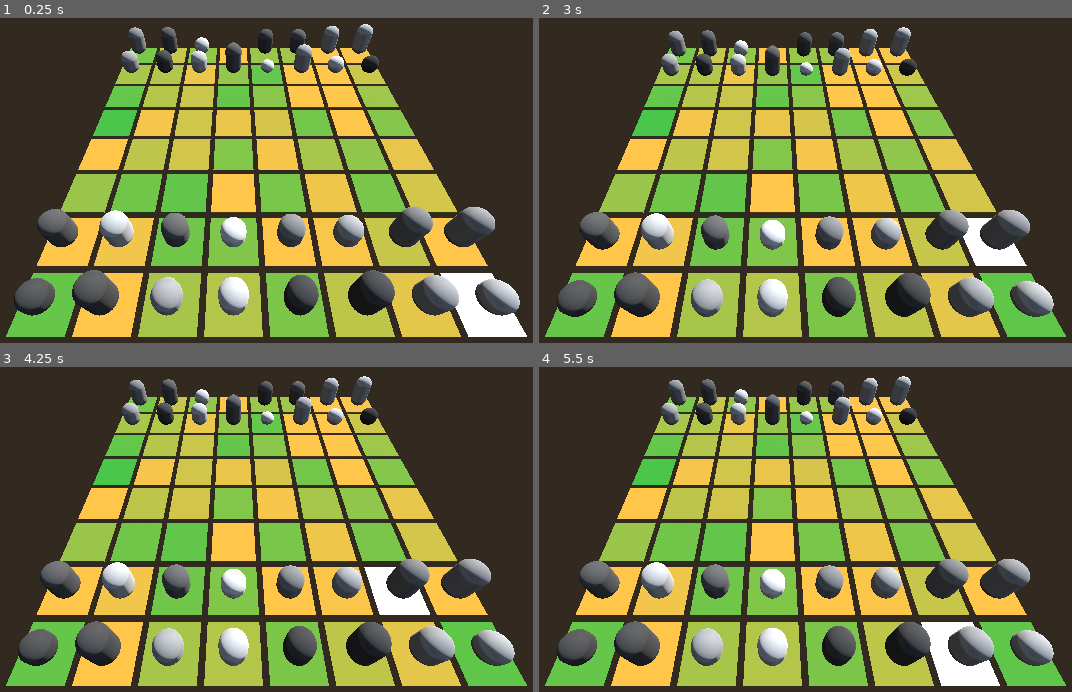
Above: before the commit, frames 1-4 (two rows, left to right).
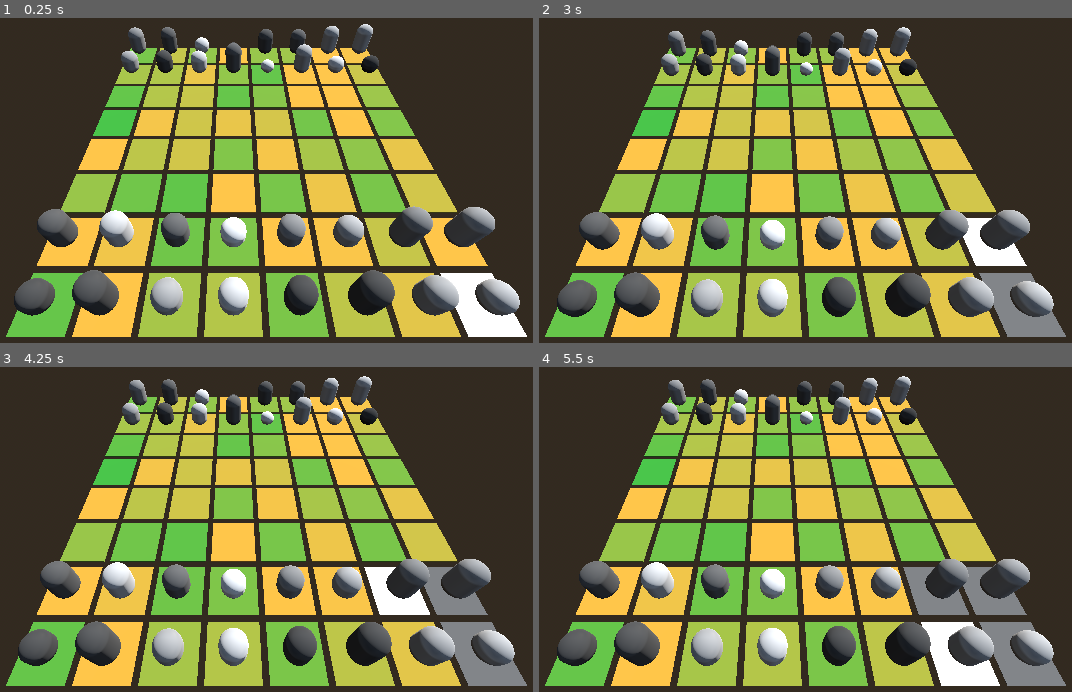
Above: after the commit, the same moments.

Repository: andygagnon/godot-move-units-1
Game: Godot game, scene res://root.tscn
Two runs of this game, one before a commit and one after it. Both use one fixed random seed, a clock stepped at 60 frames per second and the inputs below.
Inputs (mouse positions are in pixels of both pictures, inside the frame that each line leads up to):
- Up to frame 1 (0.25 s): no input
- Up to frame 2 (3 s): tap Enter (ui_accept) at 0.5, 0.77, 0.8, 1.07, 1.35, 1.52, 1.82, 2, 2.3, 2.75 s; move the mouse to (949, 99) at 0.52 s; hold Right (ui_right) 0.53-1.28 s; hold Space (ui_select) 0.53-1.28 s; move the mouse to (613, 144) at 1.27 s; hold Down (ui_down) 1.28-2.03 s; tap Space (ui_select) at 1.55, 2.85 s; move the mouse to (853, 24) at 2.02 s; hold Right (ui_right) 2.03-2.78 s; hold Space (ui_select) 2.03-2.78 s; move the mouse to (730, 213) at 2.77 s; hold Up (ui_up) from 2.78 s (still down)
- Up to frame 3 (4.25 s): tap Enter (ui_accept) at 3.02, 3.32, 3.5 s; move the mouse to (474, 539) at 3.52 s; release Up (ui_up) at 3.53 s; hold Left (ui_left) from 3.53 s (still down); hold Enter (ui_accept) from 3.53 s (still down); tap Escape (ui_cancel) at 4.15 s
- Up to frame 4 (5.5 s): move the mouse to (outside the picture) at 4.27 s; release Enter (ui_accept) at 4.28 s; tap Space (ui_select) at 4.35 s; tap Enter (ui_accept) at 4.52, 4.82, 5, 5.3 s; move the mouse to (810, 471) at 5.02 s; release Left (ui_left) at 5.03 s; hold Down (ui_down) from 5.03 s (still down); hold Space (ui_select) from 5.03 s (still down)

The runs differ from the first frame. In frame 2, 1.4% of the frame differs, in the area x 82-99%, y 78-99%; in frame 3, 2.2%; in frame 4, 3.1%, in the area x 68-99%, y 61-99%.
Error before the commit: Invalid call. Nonexistent function 'set_input_as_handled' in base 'SceneTree'. (res://input_manager.gd:24)

Commit message:
Add highlighted, selected states.

Diff:
--- a/input_manager.gd
+++ b/input_manager.gd
@@ -5,7 +5,8 @@
 # --- Signals for System/Meta Toggles (Prioritizes UI) ---
 # Signals must be emitted using .emit() in Godot 4.x
 signal pause_toggled
-signal inventory_toggled
+signal selected
+signal accepted
 signal move_up
 signal move_down
 signal move_left
@@ -21,7 +22,17 @@
 	if event.is_action_pressed("ui_cancel"):
 		# We assume if the UI didn't take it, the user wants a system action.
 		pause_toggled.emit()
-		get_tree().set_input_as_handled() # Consume it so it doesn't propagate further
+		get_viewport().set_input_as_handled()
+		return
+	if event.is_action_pressed("ui_accept"):
+		# We assume if the UI didn't take it, the user wants a system action.
+		accepted.emit()
+		get_viewport().set_input_as_handled()
+		return
+	if event.is_action_pressed("ui_select"):
+		# We assume if the UI didn't take it, the user wants a system action.
+		selected.emit()
+		get_viewport().set_input_as_handled()
 		return
 
 	if event.is_action_pressed("ui_up"):
@@ -43,18 +54,11 @@
 
 
 	if handled:
-		#get_tree().set_input_as_handled() # Consume it so it doesn't propagate further
+		get_viewport().set_input_as_handled()
 		return
 
-	# B. Inventory/Map Toggle (Example: 'toggle_inventory' is 'I' key)
-	#if event.is_action_pressed("toggle_inventory"):
-		#inventory_toggled.emit()
-		#get_tree().set_input_as_handled()
-		#return
 
 # --- 2. Gameplay Input Access (Called from _process or _physics_process) ---
-
-
 # A. Unified Movement Vector (Combines Digital/Analog Input)
 # This is ideal for CharacterBody movement in 2D or 3D.
 func get_movement_vector() -> Vector2:
--- a/project.godot
+++ b/project.godot
@@ -19,6 +19,15 @@
 
 InputManager="*res://input_manager.gd"
 
+[input]
+
+ui_accept={
+"deadzone": 0.5,
+"events": [Object(InputEventKey,"resource_local_to_scene":false,"resource_name":"","device":0,"window_id":0,"alt_pressed":false,"shift_pressed":false,"ctrl_pressed":false,"meta_pressed":false,"pressed":false,"keycode":4194309,"physical_keycode":0,"key_label":0,"unicode":0,"location":0,"echo":false,"script":null)
+, Object(InputEventKey,"resource_local_to_scene":false,"resource_name":"","device":0,"window_id":0,"alt_pressed":false,"shift_pressed":false,"ctrl_pressed":false,"meta_pressed":false,"pressed":false,"keycode":4194310,"physical_keycode":0,"key_label":0,"unicode":0,"location":0,"echo":false,"script":null)
+]
+}
+
 [rendering]
 
 renderer/rendering_method="gl_compatibility"
--- a/region.gd
+++ b/region.gd
@@ -12,6 +12,7 @@
 var is_active: bool = false
 var occupied_unit: Unit = null # NEW: Tracks the unit currently on this region
 var is_selected: bool = false
+var is_highlighted: bool = false
 var region_material
 var color_original : Color
 
@@ -40,7 +41,7 @@
 	)
 
 	if self.position.x == 0 && position.y == 0:
-		is_selected = true
+		is_highlighted = true
 
 	# Set up the visual mesh and collision shape
 	_setup_visuals_and_collision()
@@ -136,10 +137,12 @@
 	return unit_to_remove
 
 func _process(delta):
-	if is_selected:
+	if is_highlighted:
 		#var node2 : MeshInstance3D =  get_node("PhysicsRoot").get_node("TileMesh")
 		#var material : StandardMaterial3D = node2.get_active_material(0)
 		#material.albedo_color = Color(0.8 + (0.2 * randf()), 0.8, 0.8)
-		region_material.albedo_color = Color(0.8 + (0.2 * randf()), 0.8, 0.8)
+		region_material.albedo_color = Color(0.8 + (0.0 * randf()), 0.8, 0.8)
+	elif is_selected:
+		region_material.albedo_color = Color(0.4 + (0.0 * randf()), 0.4, 0.4)
 	else:
 		region_material.albedo_color = color_original
--- a/root.gd
+++ b/root.gd
@@ -40,6 +40,7 @@
 	InputManager.move_down.connect( _on_move_down)
 	InputManager.move_left.connect( _on_move_left)
 	InputManager.move_right.connect( _on_move_right)
+	InputManager.selected.connect( _on_selected)
 
 	# Example of accessing a region after initialization:
 	var region_3_5: Region = get_region(3, 5)
@@ -220,17 +221,19 @@
 
 func _try_move( new_pos: Vector2i):
 
+	# clamp values to grid edges
 	new_pos.x = clamp(new_pos.x, 0, GRID_SIZE - 1)
 	new_pos.y = clamp(new_pos.y, 0, GRID_SIZE - 1)
 
 	if new_pos != current_pos:
+		# update region selection
 		var region: Region
 		region = get_region( current_pos.x, current_pos.y)
-		region.is_selected = false
+		region.is_highlighted = false
 
 		current_pos = new_pos
 		region = get_region( current_pos.x, current_pos.y)
-		region.is_selected = true
+		region.is_highlighted = true
 
 func _on_move_up():
 	var new_pos: Vector2i
@@ -256,3 +259,9 @@
 	new_pos = current_pos
 	new_pos.x -= 1
 	_try_move( new_pos)
+
+func _on_selected():
+	# update region selection
+	var region: Region
+	region = get_region( current_pos.x, current_pos.y)
+	region.is_selected = !region.is_selected
